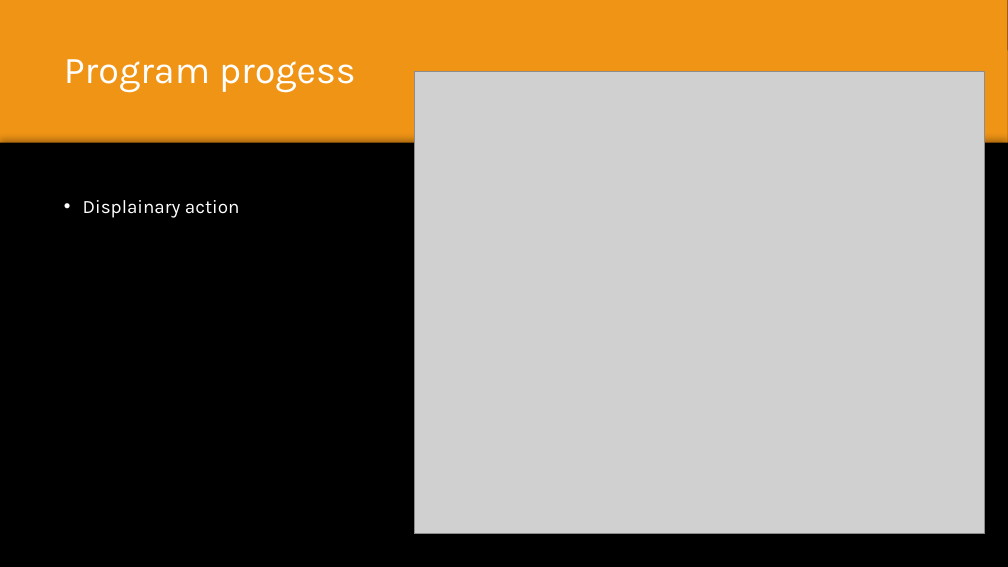
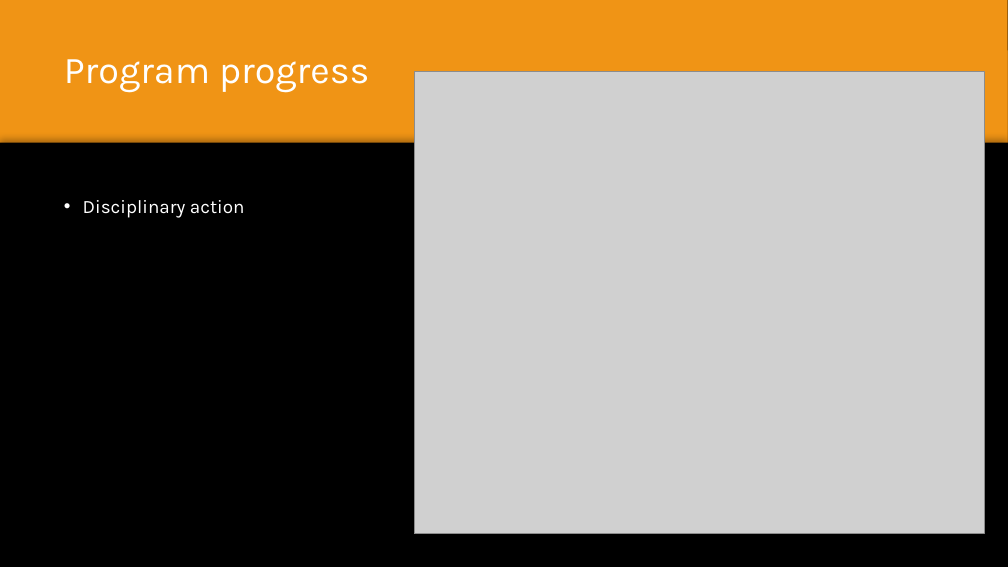
Before and after one commit to denizarikoglu/Repository, a slide deck: slide 5 of Files/Finle prgress, Team 1 Group 6.pptx. Drawn at 1008x567 pixels with LibreOffice and Linux fonts; fonts in the diff are those of the drawing; grey boxes stand for pictures; background and template pictures are left out. Boxes give left, top, right and bottom in pixels: in the first picture for what was removed or moved away, otherwise in the second. Text is boxed around its words. In the diff, an @@ line names an element or a change of style, - is before the commit and + after.

Commit message:
Spelling Mistakes Fixed

```diff
--- a/Files/Finle prgress, Team 1 Group 6.pptx
+++ b/Files/Finle prgress, Team 1 Group 6.pptx
@@ title at [64,59,369,93]: text changed @@
-Program progess
+Program progress
@@ text at [83,200,245,218]: text changed @@
-• Displainary action
+• Disciplinary action
```
Also in this commit, not shown: 5 other slides changed.
